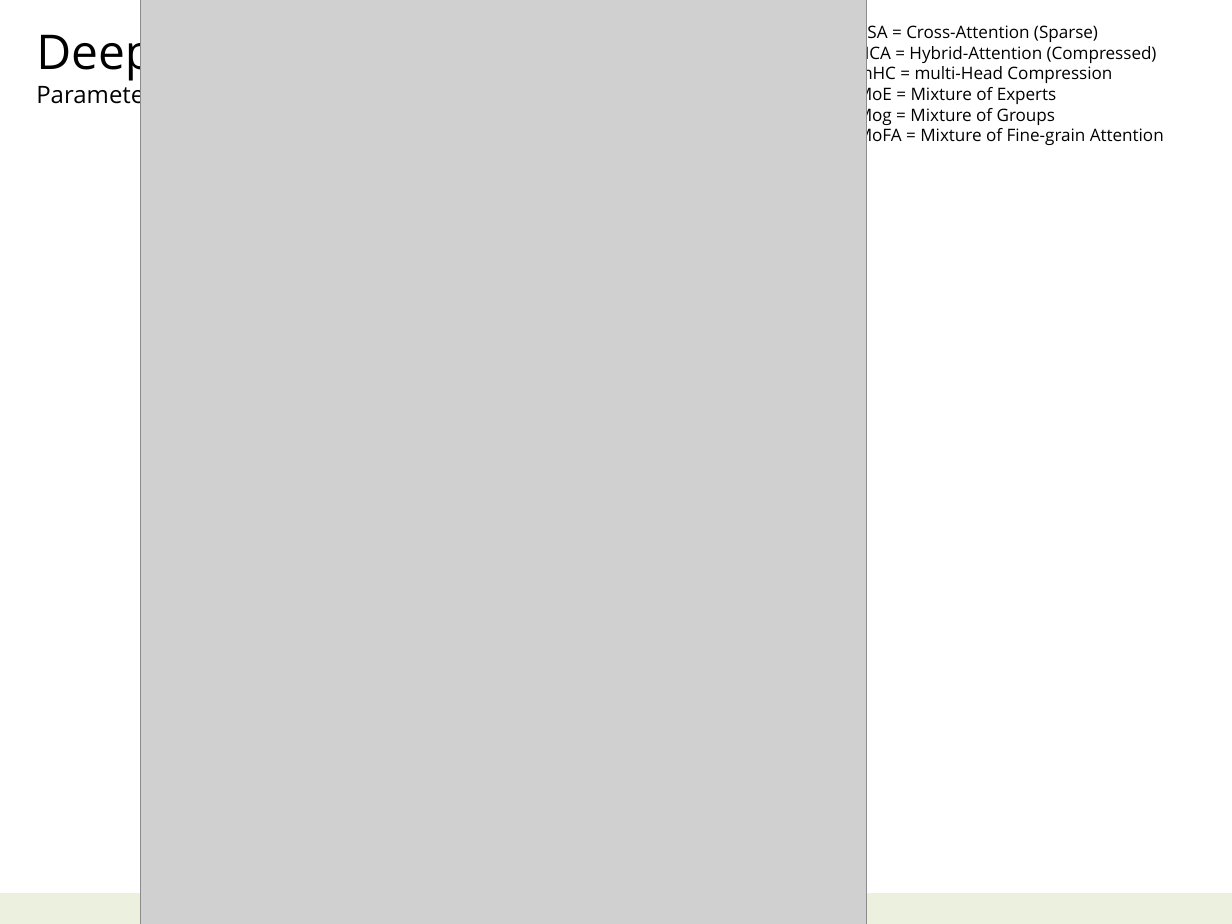
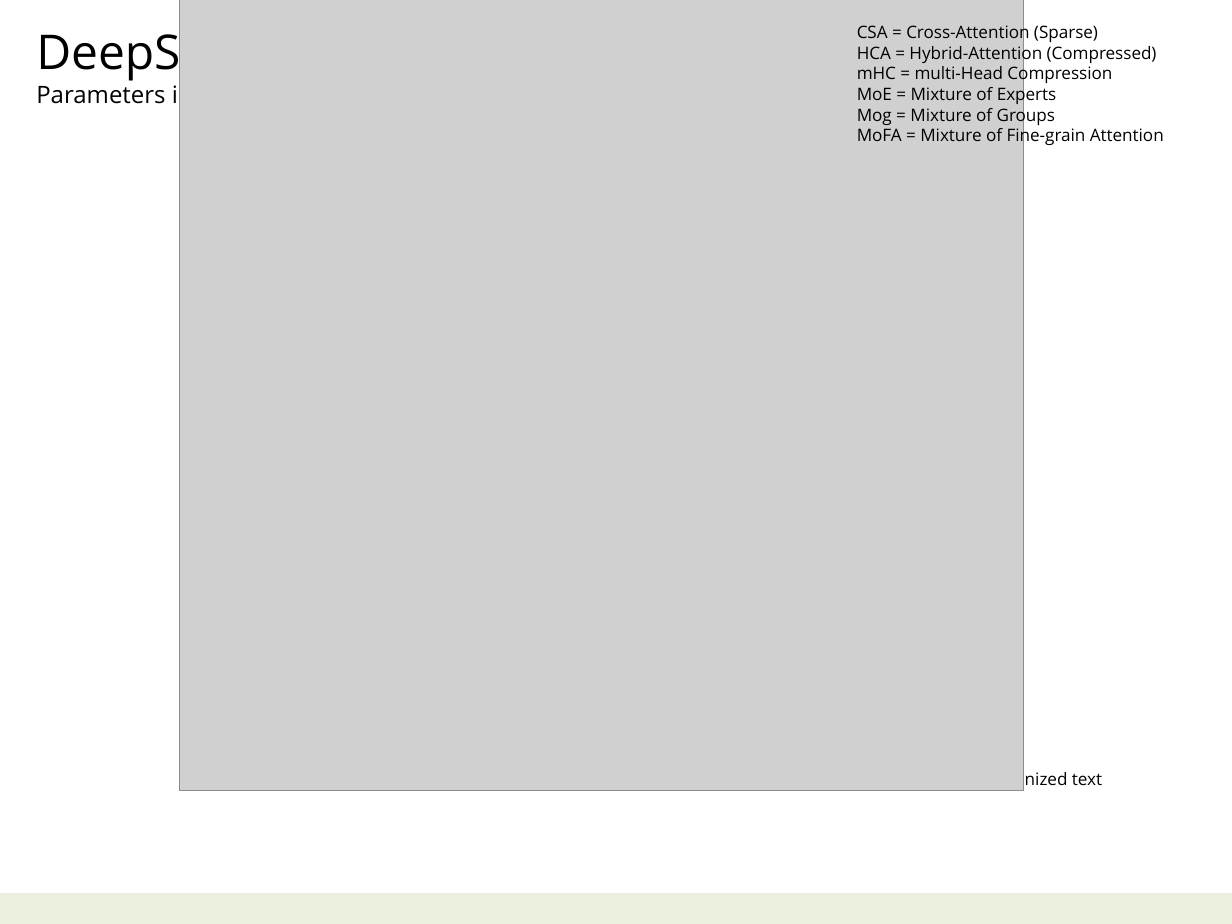
Before and after one commit to navibator/crazy-ai, a slide deck: slide 39 of ai.pptx (slide 38 before the commit). Drawn at 1232x924 pixels with LibreOffice and Linux fonts; fonts in the diff are those of the drawing; grey boxes stand for pictures. Boxes give left, top, right and bottom in pixels: in the first picture for what was removed or moved away, otherwise in the second. Text is boxed around its words. In the diff, an @@ line names an element or a change of style, - is before the commit and + after.

```diff
--- a/ai.pptx
+++ b/ai.pptx
@@ picture: place and size @@
-picture at [140,0,867,924]
+picture at [180,0,1024,790]
@@ text added at [988,769,1102,790], 10 pt, text #000000 @@
+Tokenized text
```
Also in this commit, not shown: 1 other slide changed, 4 slides added, 1 slide removed.
